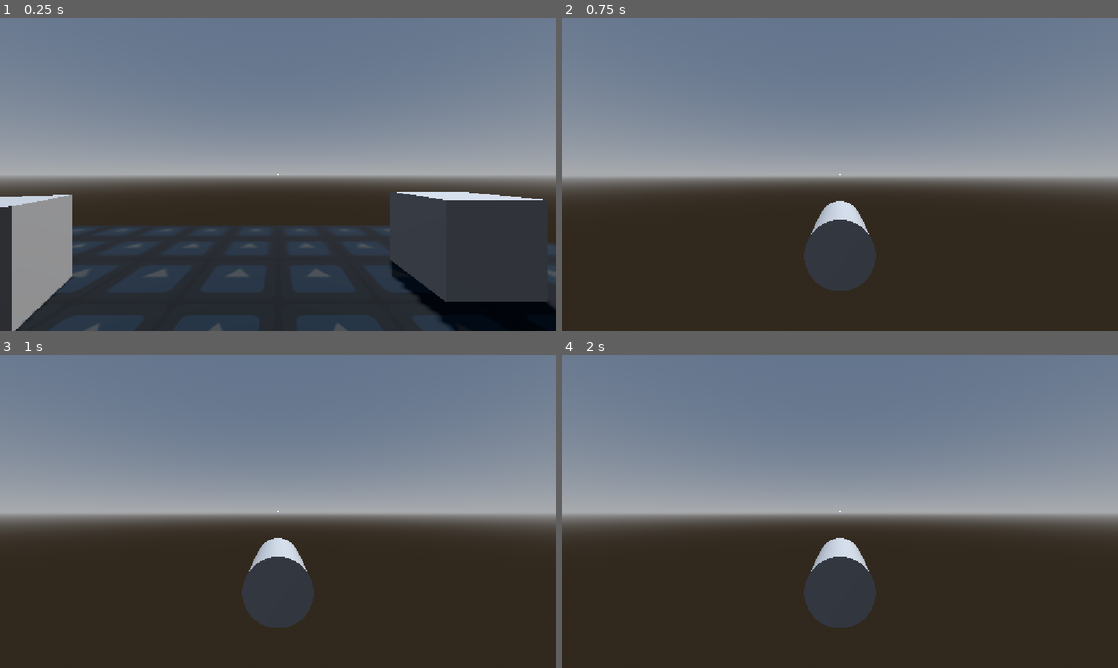
Above: before the commit, frames 1-4 (two rows, left to right).
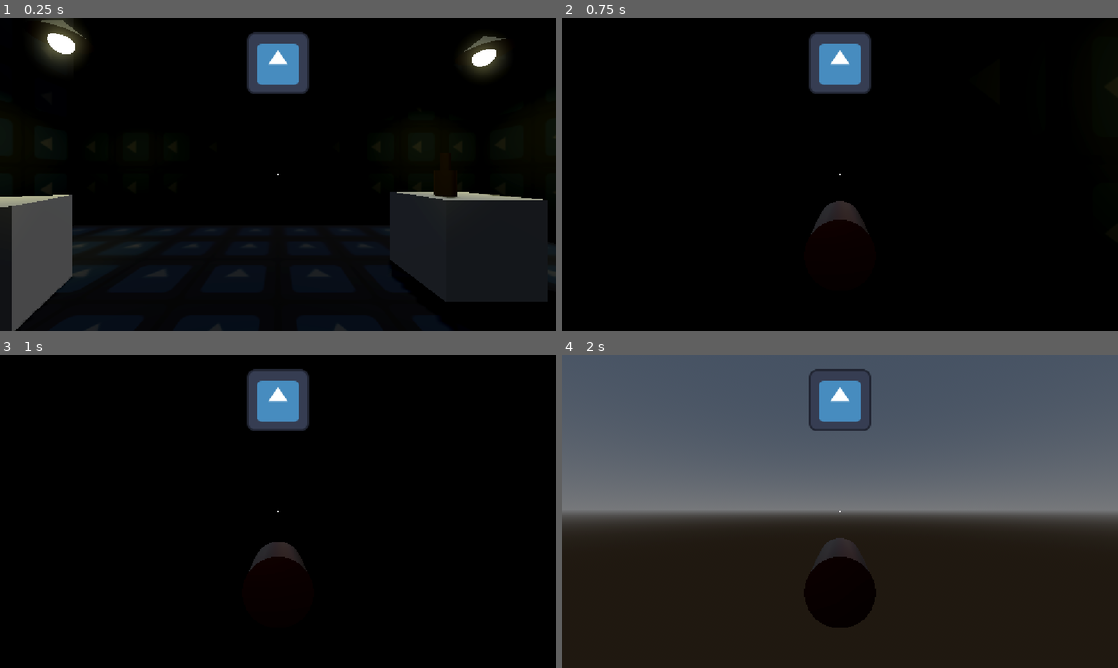
Above: after the commit, the same moments.

Repository: tmrupp/LD60
Game: Godot game, scene res://scenes/fps_test.tscn
Two runs of this game, one before a commit and one after it. Both use one fixed random seed, a clock stepped at 60 frames per second and the inputs below. This scene is started directly instead of the project's main scene. The engine's default icon, where the game draws it, is replaced by a stand-in: a white triangle on a blue panel in a dark square.
Inputs (mouse positions are in pixels of both pictures, inside the frame that each line leads up to):
- Up to frame 1 (0.25 s): no input
- Up to frame 2 (0.75 s): tap Enter at 0.5 s; move the mouse to (867, 174) at 0.52 s; press the mouse at (867, 174) at 0.53 s; hold W (forward) from 0.53 s (still down)
- Up to frame 3 (1 s): keep holding W (forward); tap Space (jump) at 0.77 s
- Up to frame 4 (2 s): keep holding W (forward); tap Space (jump) at 1.25, 1.52 s; move the mouse to (812, 511) at 1.27 s; release the mouse at (812, 511) at 1.28 s; click (812, 511) at 1.35 s

The runs differ from the first frame. In frame 1, 98% of the frame differs, in the area x 0-100%, y 0-100%; in frame 2, 100%; in frame 3, 100%; in frame 4, 59%.

Commit message:
add bottles and lights, placeholder sound effect

Diff:
--- /dev/null
+++ b/countdown_spinner.gdshader
@@ -0,0 +1,9 @@
+shader_type canvas_item;
+
+void vertex() {
+	// Called for every vertex the material is visible on.
+}
+
+void fragment() {
+	COLOR = vec4(1.0, 0.0, 0.0, 1.0);
+}
--- /dev/null
+++ b/scenes/bottle.tscn
@@ -0,0 +1,50 @@
+[gd_scene format=3 uid="uid://b24gcksf13ljw"]
+
+[ext_resource type="Script" uid="uid://cypqo0kabkat3" path="res://scripts/bottle.gd" id="1_724mw"]
+[ext_resource type="AudioStream" uid="uid://dumkhgfsrspj1" path="res://glass_hit.wav" id="2_qr18b"]
+
+[sub_resource type="CylinderShape3D" id="CylinderShape3D_eav63"]
+height = 0.3
+radius = 0.1
+
+[sub_resource type="CylinderShape3D" id="CylinderShape3D_7p757"]
+height = 0.2
+radius = 0.05
+
+[sub_resource type="StandardMaterial3D" id="StandardMaterial3D_3pjy4"]
+albedo_color = Color(0.42221245, 0.31509352, 0.16314596, 1)
+
+[sub_resource type="CylinderMesh" id="CylinderMesh_eav63"]
+material = SubResource("StandardMaterial3D_3pjy4")
+top_radius = 0.1
+bottom_radius = 0.1
+height = 0.3
+
+[sub_resource type="StandardMaterial3D" id="StandardMaterial3D_a0avw"]
+albedo_color = Color(0.42221245, 0.31509352, 0.16314596, 1)
+
+[sub_resource type="CylinderMesh" id="CylinderMesh_sfylq"]
+material = SubResource("StandardMaterial3D_a0avw")
+top_radius = 0.05
+bottom_radius = 0.05
+height = 0.2
+
+[node name="bottle" type="StaticBody3D" unique_id=766422023]
+script = ExtResource("1_724mw")
+
+[node name="CollisionShape3D" type="CollisionShape3D" parent="." unique_id=679438603]
+shape = SubResource("CylinderShape3D_eav63")
+
+[node name="CollisionShape3D2" type="CollisionShape3D" parent="." unique_id=1590849771]
+transform = Transform3D(1, 0, 0, 0, 1, 0, 0, 0, 1, 0, 0.25, 0)
+shape = SubResource("CylinderShape3D_7p757")
+
+[node name="Body" type="MeshInstance3D" parent="." unique_id=1430613651]
+mesh = SubResource("CylinderMesh_eav63")
+
+[node name="Neck" type="MeshInstance3D" parent="." unique_id=1536740339]
+transform = Transform3D(1, 0, 0, 0, 1, 0, 0, 0, 1, 0, 0.25, 0)
+mesh = SubResource("CylinderMesh_sfylq")
+
+[node name="BreakSFX" type="AudioStreamPlayer" parent="." unique_id=1819985776]
+stream = ExtResource("2_qr18b")
--- a/scenes/bullet.tscn
+++ b/scenes/bullet.tscn
@@ -2,7 +2,14 @@
 
 [ext_resource type="Script" uid="uid://ccowwdw1s2cp" path="res://scripts/bullet.gd" id="1_mkf8s"]
 
+[sub_resource type="StandardMaterial3D" id="StandardMaterial3D_v4oks"]
+albedo_color = Color(0.5541429, 0.35213345, 0.2605489, 1)
+metallic = 1.0
+metallic_specular = 1.0
+roughness = 0.2
+
 [sub_resource type="CylinderMesh" id="CylinderMesh_sfylq"]
+material = SubResource("StandardMaterial3D_v4oks")
 top_radius = 0.025
 bottom_radius = 0.025
 height = 0.1
--- a/scenes/fps_test.tscn
+++ b/scenes/fps_test.tscn
@@ -3,6 +3,9 @@
 [ext_resource type="Texture2D" uid="uid://rpbk4xqjma7b" path="res://icon.svg" id="1_dd8sg"]
 [ext_resource type="Script" uid="uid://dx24bknnw1rqy" path="res://scripts/fps_controller.gd" id="2_3pjy4"]
 [ext_resource type="Script" uid="uid://b77e2uqc1toe0" path="res://scripts/player_shoot.gd" id="3_3pjy4"]
+[ext_resource type="PackedScene" uid="uid://bjkejmyoyh5df" path="res://scenes/saloon_light.tscn" id="3_v4oks"]
+[ext_resource type="PackedScene" uid="uid://b24gcksf13ljw" path="res://scenes/bottle.tscn" id="4_5kees"]
+[ext_resource type="Material" uid="uid://dofq1rnpcr2ux" path="res://countdown_spinner.tres" id="6_v3wg6"]
 
 [sub_resource type="ProceduralSkyMaterial" id="ProceduralSkyMaterial_rp24y"]
 sky_horizon_color = Color(0.66224277, 0.6717428, 0.6867428, 1)
@@ -13,6 +16,7 @@
 
 [sub_resource type="Environment" id="Environment_f0rpb"]
 background_mode = 2
+background_energy_multiplier = 0.7
 sky = SubResource("Sky_m13n5")
 glow_enabled = true
 
@@ -36,6 +40,9 @@
 height = 1.0
 radius = 0.25
 
+[sub_resource type="SphereShape3D" id="SphereShape3D_eav63"]
+radius = 0.25
+
 [sub_resource type="CylinderMesh" id="CylinderMesh_eav63"]
 top_radius = 0.25
 bottom_radius = 0.25
@@ -45,13 +52,11 @@
 radius = 0.25
 height = 0.5
 
-[sub_resource type="SphereShape3D" id="SphereShape3D_eav63"]
-radius = 0.25
-
 [node name="Node3D" type="Node3D" unique_id=1812552037]
 
 [node name="DirectionalLight3D" type="DirectionalLight3D" parent="." unique_id=1736143323]
 transform = Transform3D(-0.8660254, -0.43301278, 0.25, 0, 0.49999997, 0.86602545, -0.50000006, 0.75, -0.43301266, 0, 0, 0)
+light_energy = 0.25
 shadow_enabled = true
 
 [node name="WorldEnvironment" type="WorldEnvironment" parent="." unique_id=1347111403]
@@ -66,6 +71,56 @@
 [node name="Plane" type="MeshInstance3D" parent="Ground" unique_id=828510783]
 mesh = SubResource("PlaneMesh_sfylq")
 
+[node name="Ground2" type="StaticBody3D" parent="." unique_id=466505929]
+transform = Transform3D(-1, -8.742278e-08, 0, 8.742278e-08, -1, 0, 0, 0, 1, 0, 5.827636, 0)
+
+[node name="CollisionShape3D" type="CollisionShape3D" parent="Ground2" unique_id=560198448]
+transform = Transform3D(1, 0, 0, 0, 1, 0, 0, 0, 1, 0, -0.25, 0)
+shape = SubResource("BoxShape3D_eav63")
+
+[node name="Plane" type="MeshInstance3D" parent="Ground2" unique_id=1099682302]
+mesh = SubResource("PlaneMesh_sfylq")
+
+[node name="Wall1" type="StaticBody3D" parent="." unique_id=124539052]
+transform = Transform3D(-4.371139e-08, -1, 0, 1, -4.371139e-08, 0, 0, 0, 1, 5, 0.4277234, 0)
+
+[node name="CollisionShape3D" type="CollisionShape3D" parent="Wall1" unique_id=929810980]
+transform = Transform3D(1, 0, 0, 0, 1, 0, 0, 0, 1, 0, -0.25, 0)
+shape = SubResource("BoxShape3D_eav63")
+
+[node name="Plane" type="MeshInstance3D" parent="Wall1" unique_id=1774421780]
+mesh = SubResource("PlaneMesh_sfylq")
+
+[node name="Wall4" type="StaticBody3D" parent="." unique_id=881189536]
+transform = Transform3D(4.371139e-08, 1, -8.742278e-08, 1, -4.371139e-08, 0, -3.821371e-15, -8.742278e-08, -1, -5, 0.4277234, 0)
+
+[node name="CollisionShape3D" type="CollisionShape3D" parent="Wall4" unique_id=966066255]
+transform = Transform3D(1, 0, 0, 0, 1, 0, 0, 0, 1, 0, -0.25, 0)
+shape = SubResource("BoxShape3D_eav63")
+
+[node name="Plane" type="MeshInstance3D" parent="Wall4" unique_id=2080147932]
+mesh = SubResource("PlaneMesh_sfylq")
+
+[node name="Wall2" type="StaticBody3D" parent="." unique_id=1046329173]
+transform = Transform3D(1.9106855e-15, 4.371139e-08, 1, 1, -4.371139e-08, 0, 4.371139e-08, 1, -4.371139e-08, 0, 0.4277234, -5)
+
+[node name="CollisionShape3D" type="CollisionShape3D" parent="Wall2" unique_id=771385733]
+transform = Transform3D(1, 0, 0, 0, 1, 0, 0, 0, 1, 0, -0.25, 0)
+shape = SubResource("BoxShape3D_eav63")
+
+[node name="Plane" type="MeshInstance3D" parent="Wall2" unique_id=615787305]
+mesh = SubResource("PlaneMesh_sfylq")
+
+[node name="Wall3" type="StaticBody3D" parent="." unique_id=1272033340]
+transform = Transform3D(1.9106855e-15, 4.3711385e-08, -0.99999994, 1, -4.3711385e-08, 0, -4.371139e-08, -0.99999994, -4.3711385e-08, 0, 0.4277234, 5)
+
+[node name="CollisionShape3D" type="CollisionShape3D" parent="Wall3" unique_id=1002198595]
+transform = Transform3D(1, 0, 0, 0, 1, 0, 0, 0, 1, 0, -0.25, 0)
+shape = SubResource("BoxShape3D_eav63")
+
+[node name="Plane" type="MeshInstance3D" parent="Wall3" unique_id=1930429642]
+mesh = SubResource("PlaneMesh_sfylq")
+
 [node name="Obstacle" type="StaticBody3D" parent="." unique_id=235678246]
 transform = Transform3D(1, 0, 0, 0, 1, 0, 0, 0, 1, 2.957915, 0.5, 0.6148701)
 
@@ -101,6 +156,36 @@
 
 [node name="Cube" type="MeshInstance3D" parent="Obstacle4" unique_id=1289766349]
 mesh = SubResource("BoxMesh_sfylq")
+
+[node name="bottle" parent="." unique_id=926646830 instance=ExtResource("4_5kees")]
+transform = Transform3D(1, 0, 0, 0, 1, 0, 0, 0, 1, 1.9499664, 1.1499997, -2.3780174)
+
+[node name="bottle2" parent="." unique_id=766422023 instance=ExtResource("4_5kees")]
+transform = Transform3D(1, 0, 0, 0, 1, 0, 0, 0, 1, -2.6017203, 1.1499995, -1.7591066)
+
+[node name="bottle3" parent="." unique_id=1538337512 instance=ExtResource("4_5kees")]
+transform = Transform3D(1, 0, 0, 0, 1, 0, 0, 0, 1, -1.9900427, 1.1499995, 3.5368447)
+
+[node name="bottle4" parent="." unique_id=2044017519 instance=ExtResource("4_5kees")]
+transform = Transform3D(1, 0, 0, 0, 1, 0, 0, 0, 1, 2.717327, 1.1499995, 0.4302678)
+
+[node name="bottle5" parent="." unique_id=647978944 instance=ExtResource("4_5kees")]
+transform = Transform3D(1, 0, 0, 0, 1, 0, 0, 0, 1, 3.1852233, 1.1499995, 0.8025937)
+
+[node name="saloon_light" parent="." unique_id=902514638 instance=ExtResource("3_v4oks")]
+transform = Transform3D(1, 0, 0, 0, 1, 0, 0, 0, 1, 0, 3.5, 0)
+
+[node name="saloon_light2" parent="." unique_id=1534487426 instance=ExtResource("3_v4oks")]
+transform = Transform3D(1, 0, 0, 0, 1, 0, 0, 0, 1, 3.0952497, 3.5, 2.214098)
+
+[node name="saloon_light3" parent="." unique_id=1056419551 instance=ExtResource("3_v4oks")]
+transform = Transform3D(1, 0, 0, 0, 1, 0, 0, 0, 1, -3.1171136, 3.5, 2.4001732)
+
+[node name="saloon_light4" parent="." unique_id=1961373545 instance=ExtResource("3_v4oks")]
+transform = Transform3D(1, 0, 0, 0, 1, 0, 0, 0, 1, -3.35538, 3.5, -3.1665373)
+
+[node name="saloon_light5" parent="." unique_id=1128083468 instance=ExtResource("3_v4oks")]
+transform = Transform3D(1, 0, 0, 0, 1, 0, 0, 0, 1, 3.57023, 3.5, -3.539505)
 
 [node name="CharacterBody3D" type="CharacterBody3D" parent="." unique_id=43097176]
 transform = Transform3D(1, 0, 0, 0, 1, 0, 0, 0, 1, 0, 0.5, 0)
@@ -115,16 +200,16 @@
 [node name="CollisionShape3D" type="CollisionShape3D" parent="CharacterBody3D" unique_id=2053373609]
 shape = SubResource("CylinderShape3D_eav63")
 
+[node name="CollisionShape3D2" type="CollisionShape3D" parent="CharacterBody3D" unique_id=1435056404]
+transform = Transform3D(1, 0, 0, 0, 1, 0, 0, 0, 1, 0, 0.75, 0)
+shape = SubResource("SphereShape3D_eav63")
+
 [node name="MeshInstance3D" type="MeshInstance3D" parent="CharacterBody3D" unique_id=1200618347]
 mesh = SubResource("CylinderMesh_eav63")
 
 [node name="MeshInstance3D2" type="MeshInstance3D" parent="CharacterBody3D" unique_id=1601971773]
 transform = Transform3D(1, 0, 0, 0, 1, 0, 0, 0, 1, 0, 0.75, 0)
 mesh = SubResource("SphereMesh_eav63")
-
-[node name="CollisionShape3D2" type="CollisionShape3D" parent="CharacterBody3D" unique_id=1435056404]
-transform = Transform3D(1, 0, 0, 0, 1, 0, 0, 0, 1, 0, 0.75, 0)
-shape = SubResource("SphereShape3D_eav63")
 
 [node name="CanvasLayer" type="CanvasLayer" parent="." unique_id=1126576776]
 
@@ -156,3 +241,29 @@
 offset_bottom = 2.0
 grow_horizontal = 2
 grow_vertical = 2
+
+[node name="Control" type="Control" parent="CanvasLayer" unique_id=1196223104]
+layout_mode = 3
+anchors_preset = 5
+anchor_left = 0.5
+anchor_right = 0.5
+offset_left = -20.0
+offset_right = 20.0
+offset_bottom = 40.0
+grow_horizontal = 2
+
+[node name="MarginContainer" type="MarginContainer" parent="CanvasLayer/Control" unique_id=2013459838]
+layout_mode = 1
+anchors_preset = 5
+anchor_left = 0.5
+anchor_right = 0.5
+offset_left = -20.0
+offset_right = 20.0
+offset_bottom = 40.0
+grow_horizontal = 2
+theme_override_constants/margin_top = 30
+
+[node name="TextureRect" type="TextureRect" parent="CanvasLayer/Control/MarginContainer" unique_id=440558507]
+material = ExtResource("6_v3wg6")
+layout_mode = 2
+texture = ExtResource("1_dd8sg")
--- /dev/null
+++ b/scenes/saloon_light.tscn
@@ -0,0 +1,66 @@
+[gd_scene format=3 uid="uid://bjkejmyoyh5df"]
+
+[ext_resource type="Script" uid="uid://b8qlsqjphpu27" path="res://scripts/saloon_light.gd" id="1_iek2w"]
+[ext_resource type="AudioStream" uid="uid://dumkhgfsrspj1" path="res://glass_hit.wav" id="1_likdj"]
+
+[sub_resource type="StandardMaterial3D" id="StandardMaterial3D_sfylq"]
+albedo_color = Color(0.41568628, 0.40392157, 0.3019608, 1)
+
+[sub_resource type="CylinderMesh" id="CylinderMesh_eav63"]
+material = SubResource("StandardMaterial3D_sfylq")
+top_radius = 0.0
+bottom_radius = 0.38
+height = 0.3
+
+[sub_resource type="StandardMaterial3D" id="StandardMaterial3D_7p757"]
+albedo_color = Color(1, 0.8445888, 0.39800274, 1)
+emission_enabled = true
+emission = Color(0.67091936, 0.6418224, 0.3525526, 1)
+emission_energy_multiplier = 7.0
+
+[sub_resource type="SphereMesh" id="SphereMesh_eav63"]
+material = SubResource("StandardMaterial3D_7p757")
+radius = 0.15
+height = 0.3
+
+[sub_resource type="StandardMaterial3D" id="StandardMaterial3D_ju3no"]
+albedo_color = Color(0.6582447, 0.65582395, 0.6757961, 1)
+emission = Color(0.67091936, 0.6418224, 0.3525526, 1)
+emission_energy_multiplier = 7.0
+
+[sub_resource type="SphereMesh" id="SphereMesh_likdj"]
+material = SubResource("StandardMaterial3D_ju3no")
+radius = 0.15
+height = 0.3
+
+[sub_resource type="SphereShape3D" id="SphereShape3D_eav63"]
+radius = 0.15
+
+[node name="saloon_light" type="StaticBody3D" unique_id=902514638]
+script = ExtResource("1_iek2w")
+
+[node name="MeshInstance3D" type="MeshInstance3D" parent="." unique_id=1455827186]
+mesh = SubResource("CylinderMesh_eav63")
+
+[node name="LightOn" type="MeshInstance3D" parent="." unique_id=500381211]
+transform = Transform3D(1, 0, 0, 0, 1, 0, 0, 0, 1, 0, -0.21032262, 0)
+mesh = SubResource("SphereMesh_eav63")
+
+[node name="LightOff" type="MeshInstance3D" parent="." unique_id=684820301]
+transform = Transform3D(1, 0, 0, 0, 1, 0, 0, 0, 1, 0, -0.21032262, 0)
+visible = false
+mesh = SubResource("SphereMesh_likdj")
+
+[node name="SpotLight3D" type="SpotLight3D" parent="." unique_id=1179034402]
+transform = Transform3D(1, 0, 0, 0, -4.371139e-08, 1, 0, -1, -4.371139e-08, 0, 0, 0)
+light_color = Color(0.9999984, 0.9971027, 0.5912972, 1)
+light_energy = 2.0
+spot_range = 4.0
+spot_angle = 68.33
+
+[node name="CollisionShape3D" type="CollisionShape3D" parent="." unique_id=105649171]
+transform = Transform3D(1, 0, 0, 0, 1, 0, 0, 0, 1, 0, -0.21, 0)
+shape = SubResource("SphereShape3D_eav63")
+
+[node name="BreakSFX" type="AudioStreamPlayer" parent="." unique_id=803610802]
+stream = ExtResource("1_likdj")
--- /dev/null
+++ b/scripts/bottle.gd
@@ -0,0 +1,9 @@
+extends Node3D
+
+@onready var break_sfx: AudioStreamPlayer = $BreakSFX
+
+func receive_impact(impact_point_world : Vector3):
+	break_sfx.play()
+
+func yield_ricochets() -> int:
+	return 1
--- a/scripts/bullet.gd
+++ b/scripts/bullet.gd
@@ -23,18 +23,24 @@
 		if event is InputEventMouseMotion and Input.mouse_mode == Input.MOUSE_MODE_CAPTURED:
 			rotate(basis.y, -event.relative.x * MOUSE_SENSITIVITY)
 			rotate(basis.x, -event.relative.y * MOUSE_SENSITIVITY)
-
-		if event is InputEventKey and event.pressed and event.keycode == KEY_ESCAPE:
-			if Input.mouse_mode == Input.MOUSE_MODE_CAPTURED:
-				Input.mouse_mode = Input.MOUSE_MODE_VISIBLE
-			elif Input.mouse_mode == Input.MOUSE_MODE_VISIBLE:
-				Input.mouse_mode = Input.MOUSE_MODE_CAPTURED
+			basis = basis.orthonormalized()
 
 		if event.is_action_pressed("shoot"):
 			flying = true
+
+	if event is InputEventKey and event.pressed and event.keycode == KEY_ESCAPE:
+		if Input.mouse_mode == Input.MOUSE_MODE_CAPTURED:
+			Input.mouse_mode = Input.MOUSE_MODE_VISIBLE
+		elif Input.mouse_mode == Input.MOUSE_MODE_VISIBLE:
+			Input.mouse_mode = Input.MOUSE_MODE_CAPTURED
 
 func _on_body_entered(other : Node3D):
 	if ignore_collision != null and other == ignore_collision:
 		return
 	print("body entered: ", other.name)
 	flying = false
+
+	ignore_collision = other
+
+	if "receive_impact" in other:
+		other.receive_impact(Vector3.ZERO)
--- /dev/null
+++ b/scripts/saloon_light.gd
@@ -0,0 +1,15 @@
+extends StaticBody3D
+
+@onready var break_sfx: AudioStreamPlayer = $BreakSFX
+@onready var light_on: MeshInstance3D = $LightOn
+@onready var light_off: MeshInstance3D = $LightOff
+@onready var spot_light_3d: SpotLight3D = $SpotLight3D
+
+func receive_impact(impact_point_world : Vector3):
+	break_sfx.play()
+	light_on.hide()
+	light_off.show()
+	spot_light_3d.hide()
+
+func yield_ricochets() -> int:
+	return 1
Not shown, added: glass_hit.wav.import
Not shown, added: scripts/bottle.gd.uid
Not shown, added: scripts/saloon_light.gd.uid
Not shown, added: glass_hit.wav
